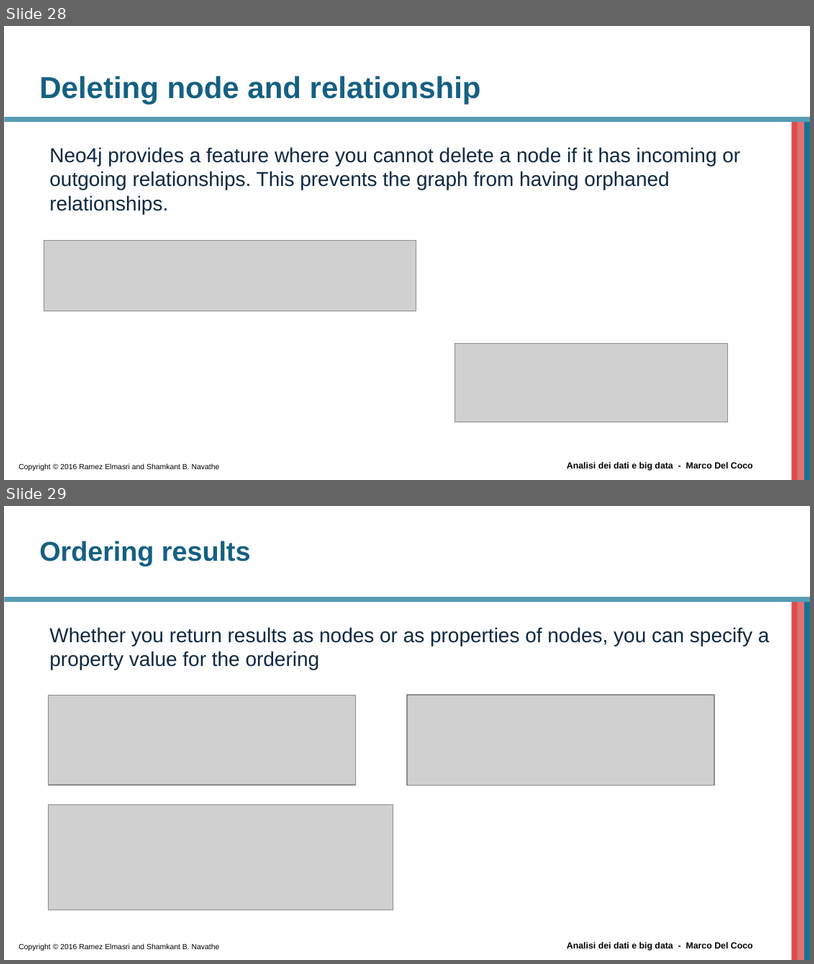
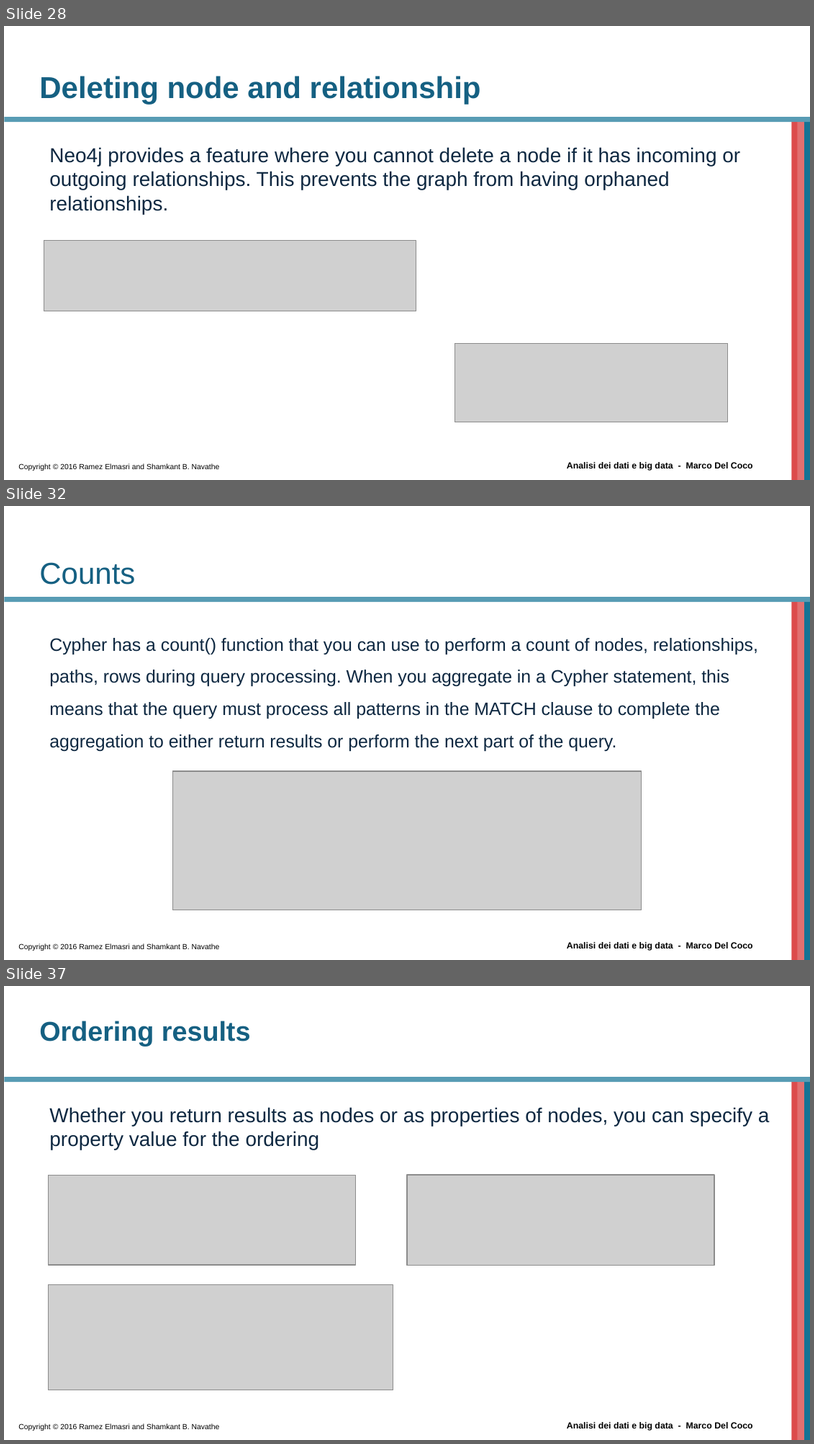
Before and after one commit to beppe2hd/AnalisiDati_BigData, a slide deck: materials/Introduction to Cypher.pptx. Shown one above the other, each under a label of ours: slides 28 and 29 before the commit, slides 28, 32 and 37 after it; the slides between them are not shown. The pictures are 814x964 and 814x1444 pixels, drawn with LibreOffice and Linux fonts; fonts in the diff are those of the drawing; grey boxes stand for pictures; background and template pictures are left out. Boxes give left, top, right and bottom in pixels: in the first picture for what was removed or moved away, otherwise in the second. Text is boxed around its words. In the diff, an @@ line names an element or a change of style, - is before the commit and + after.

```diff
--- a/materials/Introduction to Cypher.pptx
+++ b/materials/Introduction to Cypher.pptx
@@ slide 32 added at [4,506,810,960], background #FFFFFF; not listed: 6 template elements that a slide beside it also shows @@
@@ title added at [39,562,135,584], 27 pt, text #156082 @@
+Counts
@@ text added at [49,638,759,751], 16 pt, text #0E2841 @@
+Cypher has a count() function that you can use to perform a count of nodes, relationships, paths, rows during query processing. When you aggregate in a Cypher statement, this means that the query must process all patterns in the MATCH clause to complete the aggregation to either return results or perform the next part of the query.
@@ picture added at [172,771,642,910] @@
@@ what was slide 29 is now slide 37 @@
```
Also in this commit, not shown: 7 other slides added, 1 other file.
